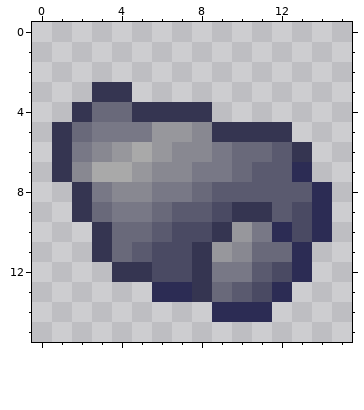
A pixel-art sprite gets an edit: Versandordner/In Arbeit/raw_lead.png. Above: the version before the commit.
The file is 16x16 pixels. Colours within 5 levels of each other are drawn and written as one.
New version:
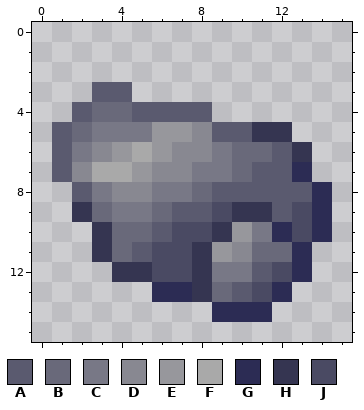
Palette (. is transparent): A #5a5a6f  B #69697a  C #787886  D #888891  E #97979c  F #a9a9a9  G #2c2c54  H #353551  J #4a4a63
The edit:
y 3: x 3..4 HH -> AA
y 4: x 2 H -> A; x 5..8 HHHH -> AAAA
y 5: x 1 H -> A; x 9..10 HH -> AA
y 6..7: x 1 H -> A
y 8: x 2 H -> A
